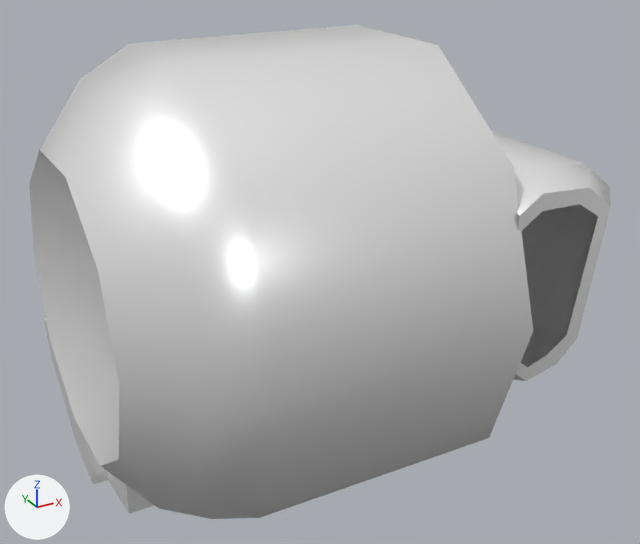
One commit to the glTF model public/models/automotive/ferrari-f2007/FerrariF2007_BrakeFR.glb: the scene before it, then after it.
Both versions are drawn from a camera (50 mm lens) standing at (-0.856, -1.573, 0.485) and looking at (-0.618, -1.141, 0.27). The lights are fixed; the arrows at lower left show +X, +Y and +Z. The older version comes first. Where no turn or scale is listed for an object, it has been applied to the vertices.

In view in the first picture: 'fer_brake_fr'.
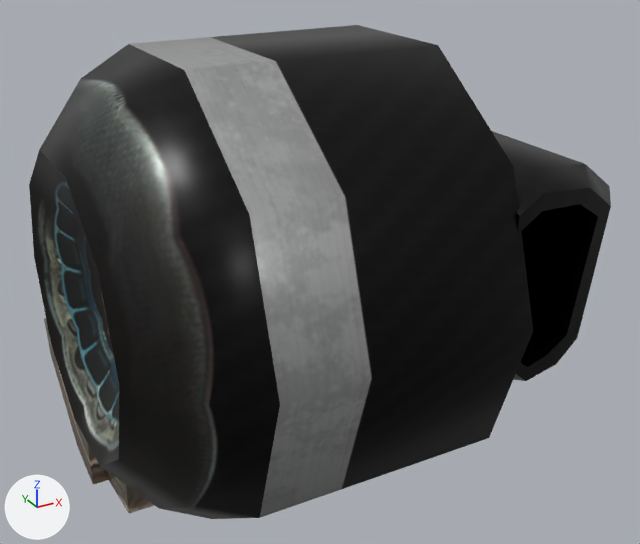
The edits, one by one:
Picture 'Fer_Brake_Diff' (img_fer_brake_diff) is new.
In material 'BRAKE' (mat_brake), base_color is no longer (1.0, 1.0, 1.0), white #ffffff.
In material 'BRAKE' (mat_brake), texture is now set to img_fer_brake_diff.

Boxes (x1, y1, x2, y2) around the edits, measured in the pictures (640 x 544 px):
'fer_brake_fr', surface changed (white to grey): (29, 25, 611, 519) in both
